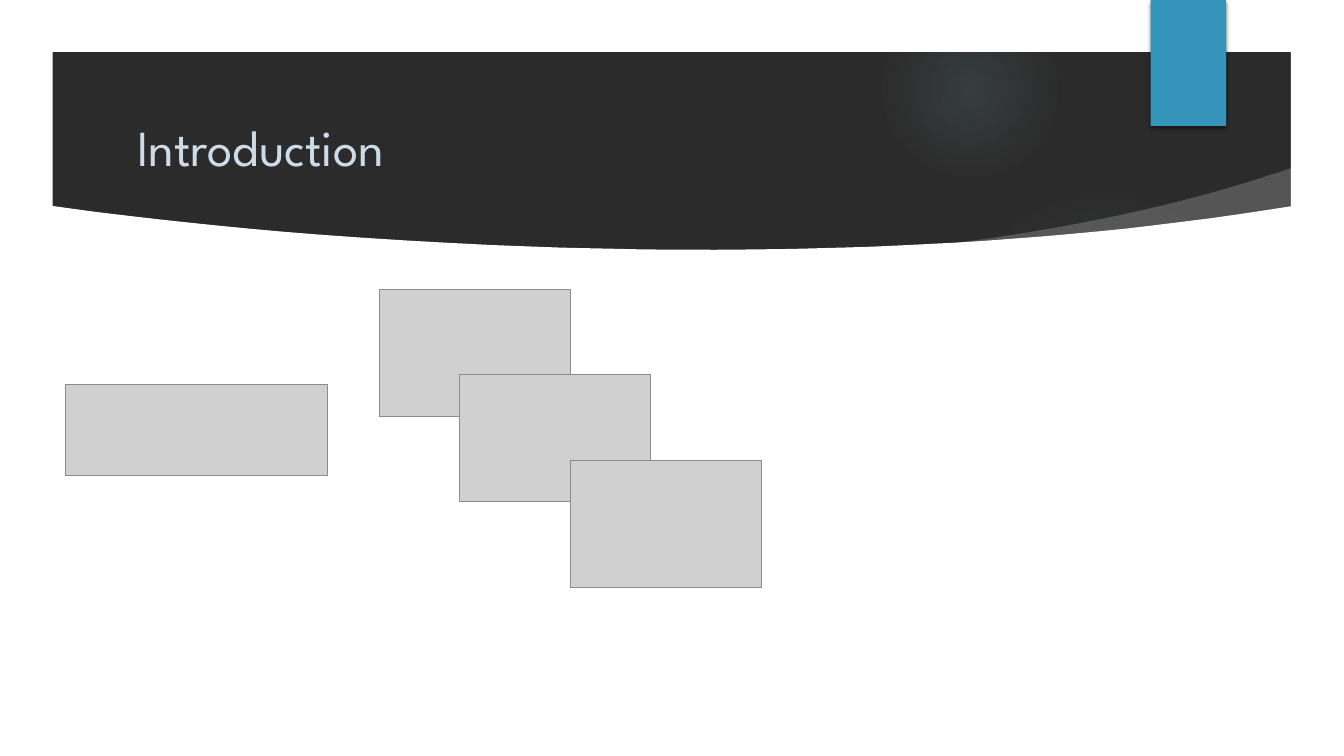
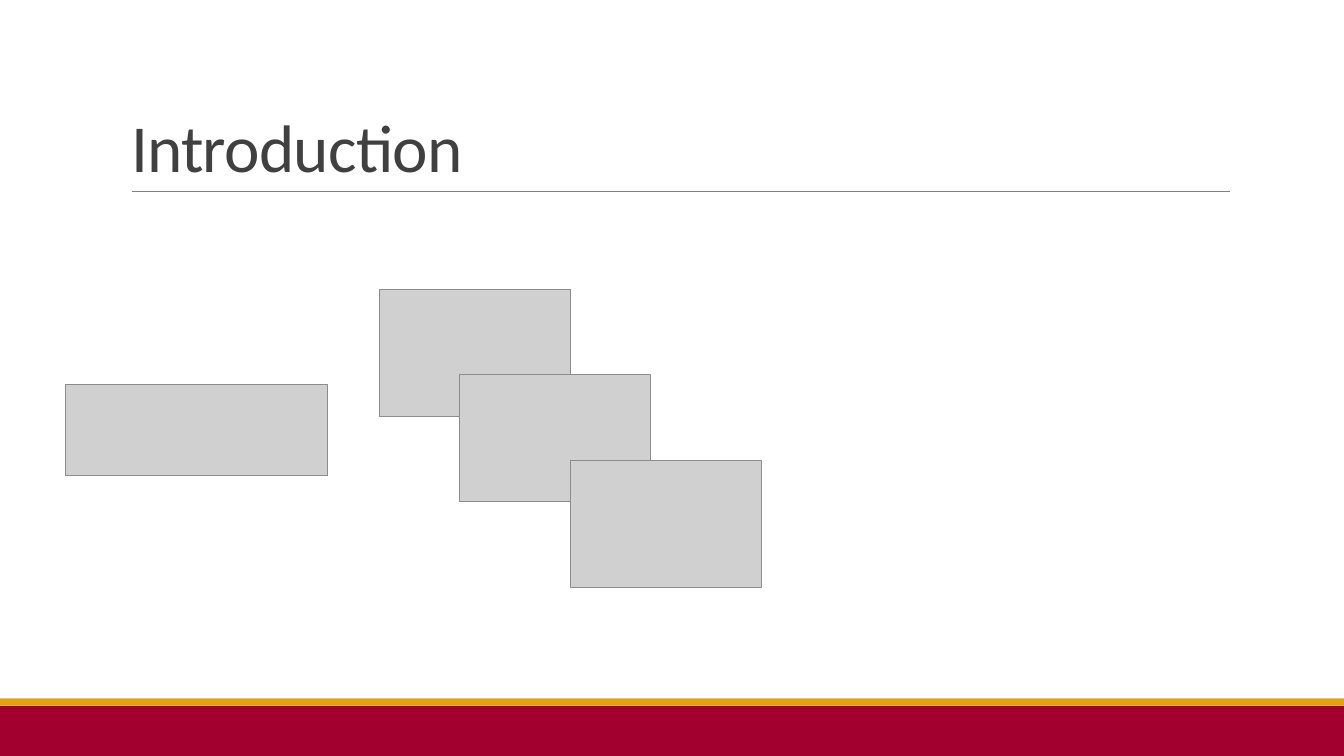
Before and after one commit to SteBoun/SFL2_ChaineDeFroid, a slide deck: slide 3 of Diaporama/DIAPO_01.pptx. Drawn at 1344x756 pixels with LibreOffice and Linux fonts; fonts in the diff are those of the drawing; grey boxes stand for pictures; background and template pictures are left out; a plain dark background stands for a picture behind light text. Boxes give left, top, right and bottom in pixels: in the first picture for what was removed or moved away, otherwise in the second. Text is boxed around its words. In the diff, an @@ line names an element or a change of style, - is before the commit and + after.

```diff
--- a/Diaporama/DIAPO_01.pptx
+++ b/Diaporama/DIAPO_01.pptx
@@ background picture (left out) to #FFFFFF @@
@@ group removed at [0, 0, 1344, 756]: 4 ellipses, 3 freeform shapes @@
@@ rectangle removed at [1150, 0, 1226, 126] @@
@@ title "Introduction" at [131, 125, 463, 173]: size 36 to 48 pt, font League Spartan to Calibri, text colour #CEDBE6 to #404040, letter spacing 0 to -0.5 pt; line spacing 1 to 0.85; vertical alignment middle to bottom @@
@@ line added from (132, 192) to (1231, 192), #808080 0.5 pt @@
@@ rectangle added at [0, 706, 1344, 756], fill #A20130 @@
@@ rectangle added at [0, 699, 1344, 706], fill #E7A207 @@
```
Also in this commit, not shown: 6 other slides changed.
